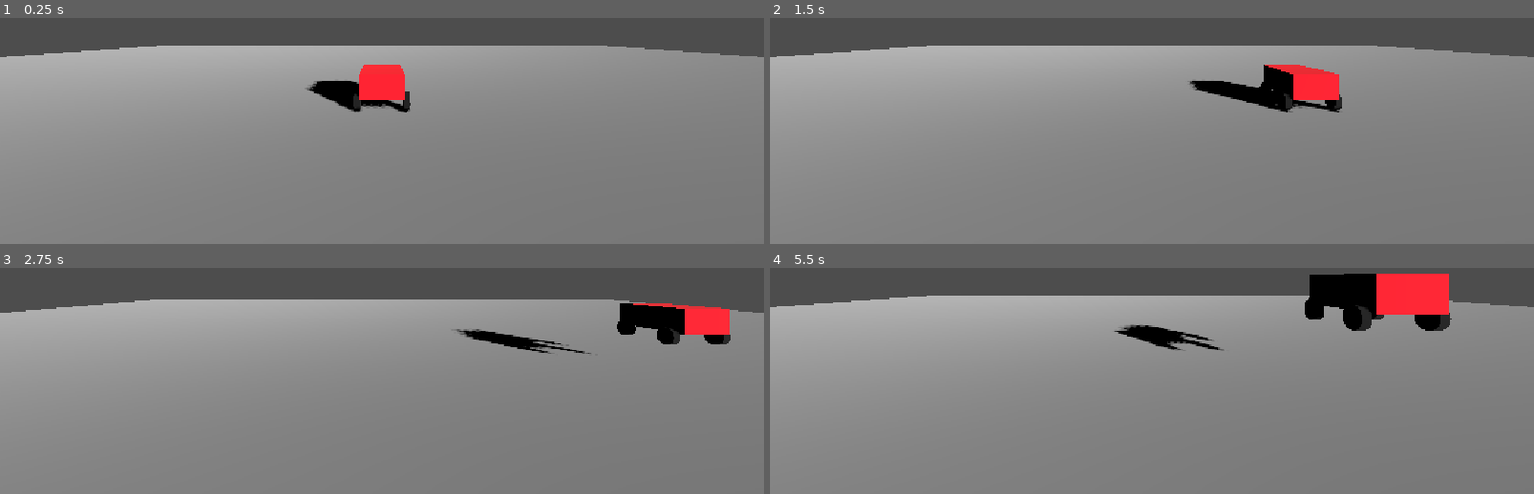
Above: before the commit, frames 1-4 (two rows, left to right).
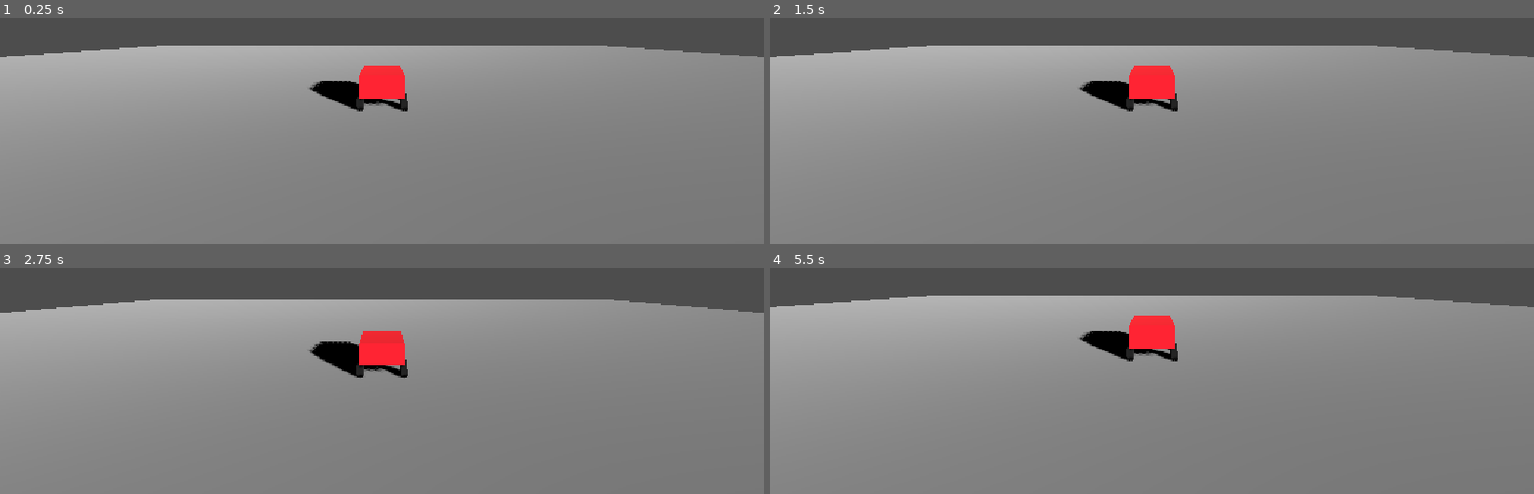
Above: after the commit, the same moments.

Repository: kjiomy/Progetto_SR
Game: Godot game, scene res://scenes/world.tscn
Same seed, same stepped clock (60 frames per second), same inputs: the game is played once before the commit and once after it.
Inputs (mouse positions are in pixels of both pictures, inside the frame that each line leads up to):
- Up to frame 1 (0.25 s): no input
- Up to frame 2 (1.5 s): tap Enter (ui_accept) at 0.5, 0.6, 0.77, 1.07 s; move the mouse to (outside the picture) at 0.52 s; hold Right (ui_right) 0.53-1.25 s; click (outside the picture) at 0.67 s; drag from (999, 51) to (1113, 115) at 1.27 s
- Up to frame 3 (2.75 s): tap Enter (ui_accept) at 2, 2.3 s; move the mouse to (outside the picture) at 2.02 s; hold Right (ui_right) from 2.03 s (still down); tap E at 2.1 s
- Up to frame 4 (5.5 s): release Right (ui_right) at 2.75 s; drag from (1113, 365) to (outside the picture) at 2.77 s; tap Enter (ui_accept) at 3.5, 3.77, 3.8, 4.07, 5, 5.3 s; move the mouse to (1381, 344) at 3.52 s; hold Left (ui_left) 3.53-4.25 s; tap Alt at 3.6 s; drag from (outside the picture) to (outside the picture) at 4.27 s; move the mouse to (1190, 279) at 5.02 s; hold Down (ui_down) from 5.03 s (still down); tap Q at 5.1 s; click (1190, 279) at 5.17 s

The runs differ from the first frame. In frame 1, 0.3% of the frame differs, in the area x 40-54%, y 20-42%; in frame 2, 4.1%; in frame 3, 4.5%; in frame 4, 5.7%, in the area x 40-90%, y 2-42%.
Error before the commit: Invalid call. Nonexistent function 'subscribe' in base 'Nil'. (res://scripts/robot_demo.gd:7)
Error after the commit: Invalid call. Nonexistent function 'subscribe' in base 'Nil'. (res://scripts/robot.gd:7)

Commit message:
godot: implementazione modello robot con ackermann steering

Diff:
--- a/scenes/robot.tscn
+++ b/scenes/robot.tscn
@@ -1,13 +1,20 @@
 [gd_scene format=3 uid="uid://v6yiu8ygm7ri"]
 
-[ext_resource type="Script" uid="uid://cr27wwsmgbewg" path="res://scripts/robot_demo.gd" id="1_br0rw"]
+[ext_resource type="Script" uid="uid://cr27wwsmgbewg" path="res://scripts/robot.gd" id="1_br0rw"]
+
+[sub_resource type="BoxShape3D" id="BoxShape3D_1oqaa"]
+size = Vector3(1, 0.5, 1.5)
 
 [sub_resource type="StandardMaterial3D" id="StandardMaterial3D_gl0xr"]
 albedo_color = Color(0.9647059, 0, 0.10980392, 1)
 
 [sub_resource type="BoxMesh" id="BoxMesh_1oqaa"]
 material = SubResource("StandardMaterial3D_gl0xr")
-size = Vector3(1, 0.5652008, 1.6384964)
+size = Vector3(1, 0.5, 1.5)
+
+[sub_resource type="CylinderShape3D" id="CylinderShape3D_13qtx"]
+height = 1.14
+radius = 0.2
 
 [sub_resource type="StandardMaterial3D" id="StandardMaterial3D_br0rw"]
 albedo_color = Color(0, 0, 0, 1)
@@ -18,46 +25,58 @@
 bottom_radius = 0.2
 height = 0.14550781
 
-[sub_resource type="BoxShape3D" id="BoxShape3D_1oqaa"]
-size = Vector3(1, 0.5820923, 1.6533813)
-
-[sub_resource type="CylinderShape3D" id="CylinderShape3D_1oqaa"]
-height = 1.2584213
-radius = 0.2
-
-[node name="Robot" type="CharacterBody3D" unique_id=1176216235]
+[node name="Robot" type="VehicleBody3D" unique_id=395432589]
+mass = 10.0
 script = ExtResource("1_br0rw")
-
-[node name="Model" type="Node3D" parent="." unique_id=2034616863]
-
-[node name="Body" type="MeshInstance3D" parent="Model" unique_id=1063004857]
-transform = Transform3D(1, 0, 0, 0, 1, 0, 0, 0, 1, 0, 0.36423492, 0.07184982)
-mesh = SubResource("BoxMesh_1oqaa")
-
-[node name="Wheel_FL" type="MeshInstance3D" parent="Model" unique_id=906716950]
-transform = Transform3D(-0.015707368, -0.9998766, 0, 0.9998766, -0.015707368, 0, 0, 0, 1, -0.553, 0, -0.5)
-mesh = SubResource("CylinderMesh_1oqaa")
-
-[node name="Wheel_FR" type="MeshInstance3D" parent="Model" unique_id=532287291]
-transform = Transform3D(-0.015707368, -0.9998766, 0, 0.9998766, -0.015707368, 0, 0, 0, 1, 0.55, 0, -0.5)
-mesh = SubResource("CylinderMesh_1oqaa")
-
-[node name="Wheel_BR" type="MeshInstance3D" parent="Model" unique_id=1637034979]
-transform = Transform3D(-0.015707368, -0.9998766, 0, 0.9998766, -0.015707368, 0, 0, 0, 1, 0.55, 0, 0.6)
-mesh = SubResource("CylinderMesh_1oqaa")
-
-[node name="Wheel_BL" type="MeshInstance3D" parent="Model" unique_id=1956437782]
-transform = Transform3D(-0.015707368, -0.9998766, 0, 0.9998766, -0.015707368, 0, 0, 0, 1, -0.553, 0, 0.6)
-mesh = SubResource("CylinderMesh_1oqaa")
 
 [node name="BodyCollision" type="CollisionShape3D" parent="." unique_id=1649299346]
 transform = Transform3D(1, 0, 0, 0, 1, 0, 0, 0, 1, 0, 0.36239624, 0.07229614)
 shape = SubResource("BoxShape3D_1oqaa")
 
-[node name="FrontWheelCollision" type="CollisionShape3D" parent="." unique_id=2057459716]
-transform = Transform3D(-4.371139e-08, -1, 0, 1, -4.371139e-08, 0, 0, 0, 1, -0.0023780167, -1.03946046e-10, -0.5025277)
-shape = SubResource("CylinderShape3D_1oqaa")
+[node name="BodyModel" type="MeshInstance3D" parent="BodyCollision" unique_id=1063004857]
+transform = Transform3D(1, 0, 0, 0, 1, 0, 0, 0, 1, 0, 0.0018386841, -0.00044631958)
+mesh = SubResource("BoxMesh_1oqaa")
 
-[node name="FrontWheelCollision2" type="CollisionShape3D" parent="." unique_id=229728454]
-transform = Transform3D(-4.371139e-08, -1, 0, 1, -4.371139e-08, 0, 0, 0, 1, -0.002, 0, 0.6)
-shape = SubResource("CylinderShape3D_1oqaa")
+[node name="WheelCollisionFront" type="CollisionShape3D" parent="." unique_id=1899861297]
+transform = Transform3D(-4.371139e-08, -1, 0, 1, -4.371139e-08, 0, 0, 0, 1, 0, 0, 0.5)
+shape = SubResource("CylinderShape3D_13qtx")
+
+[node name="WheelCollisionBack" type="CollisionShape3D" parent="." unique_id=2136621682]
+transform = Transform3D(-4.371139e-08, -1, 0, 1, -4.371139e-08, 0, 0, 0, 1, 0, 0, -0.5)
+shape = SubResource("CylinderShape3D_13qtx")
+
+[node name="Wheel_FL" type="VehicleWheel3D" parent="." unique_id=728099090]
+transform = Transform3D(1, 0, 0, 0, 1, 0, 0, 0, 1, 0.5, 0, 0.5)
+use_as_steering = true
+wheel_radius = 0.2
+
+[node name="Model" type="MeshInstance3D" parent="Wheel_FL" unique_id=906716950]
+transform = Transform3D(-0.015707368, -0.9998766, 0, 0.9998766, -0.015707368, 0, 0, 0, 1, 0, 0, 0)
+mesh = SubResource("CylinderMesh_1oqaa")
+
+[node name="Wheel_FR" type="VehicleWheel3D" parent="." unique_id=1539945701]
+transform = Transform3D(1, 0, 0, 0, 1, 0, 0, 0, 1, -0.5, 0, 0.5)
+use_as_steering = true
+wheel_radius = 0.2
+
+[node name="Model" type="MeshInstance3D" parent="Wheel_FR" unique_id=2008536376]
+transform = Transform3D(-0.015707368, -0.9998766, 0, 0.9998766, -0.015707368, 0, 0, 0, 1, 0, 0, 0)
+mesh = SubResource("CylinderMesh_1oqaa")
+
+[node name="Wheel_BL" type="VehicleWheel3D" parent="." unique_id=1951433535]
+transform = Transform3D(1, 0, 0, 0, 1, 0, 0, 0, 1, 0.5, 0, -0.5)
+use_as_traction = true
+wheel_radius = 0.2
+
+[node name="Model" type="MeshInstance3D" parent="Wheel_BL" unique_id=1542972619]
+transform = Transform3D(-0.015707368, -0.9998766, 0, 0.9998766, -0.015707368, 0, 0, 0, 1, 0, 0, 0)
+mesh = SubResource("CylinderMesh_1oqaa")
+
+[node name="Wheel_BR" type="VehicleWheel3D" parent="." unique_id=1701995344]
+transform = Transform3D(1, 0, 0, 0, 1, 0, 0, 0, 1, -0.5, 0, -0.5)
+use_as_traction = true
+wheel_radius = 0.2
+
+[node name="Model" type="MeshInstance3D" parent="Wheel_BR" unique_id=1355976366]
+transform = Transform3D(-0.015707368, -0.9998766, 0, 0.9998766, -0.015707368, 0, 0, 0, 1, 0, 0, 0)
+mesh = SubResource("CylinderMesh_1oqaa")
--- /dev/null
+++ b/scripts/robot.gd
@@ -0,0 +1,39 @@
+extends VehicleBody3D
+@onready var L : float = abs($Wheel_FL.position.z - $Wheel_BL.position.z) # Distanza tra ruote anteriori e posteriori
+@onready var W : float = abs($Wheel_FL.position.x - $Wheel_FR.position.x) # Distanza tra le ruote sterzanti
+
+
+func _ready() -> void:
+	DDS.subscribe("Torque")
+	DDS.subscribe("Theta")
+
+func _process(delta: float) -> void:
+	#print(theRobot.global_position.x, " ", -theRobot.global_position.z, " ", theRobot.global_rotation.y)
+	DDS.publish("tick", DDS.DDS_TYPE_FLOAT, delta)
+
+	var torque = DDS.read("Torque")
+	var theta = DDS.read("Theta")
+
+	if theta != 0 and theta != null:
+			var theta_abs_rad = deg_to_rad(abs(theta))
+			var theta_tan = tan(theta_abs_rad)
+			var modifier = (W / (2 * L)) * theta_tan
+
+			var inner_theta = atan(theta_tan / (1 - modifier))
+			var outer_theta = atan(theta_tan / (1 + modifier))
+
+			if theta > 0:
+				# Giriamo a sinistra, la ruota sinistra e' interna.
+				$Wheel_FL.steering = inner_theta
+				$Wheel_FR.steering = outer_theta
+			else:
+				# Giriamo a destra , la ruota destra e' interna
+				$Wheel_FR.steering = -inner_theta
+				$Wheel_FL.steering = -outer_theta
+	else:
+		# Se andiamo dritti azzeriamo lo sterzo di entrambe le ruote
+		$Wheel_FL.steering = 0.0
+		$Wheel_FR.steering = 0.0
+
+	if(torque != null):
+		self.set_engine_force(torque)
--- a/scripts/robot_demo.gd
+++ /dev/null
@@ -1,45 +0,0 @@
-extends CharacterBody3D
-const SPEED = 5.0
-const JUMP_VELOCITY = 4.5
-
-
-func _ready() -> void:
-	DDS.subscribe("X")
-	DDS.subscribe("Y")
-	DDS.subscribe("Theta")
-
-func _process(delta: float) -> void:
-	#print(theRobot.global_position.x, " ", -theRobot.global_position.z, " ", theRobot.global_rotation.y)
-	DDS.publish("tick", DDS.DDS_TYPE_FLOAT, delta)
-
-	var x = DDS.read("X")
-	var y = DDS.read("Y")
-	var theta = DDS.read("Theta")
-
-	if (x != null)and(y != null)and(theta != null):
-		self.global_position.x = -y
-		self.global_position.z = -x
-		self.global_rotation.y = theta
-
-
-func _physics_process(delta: float) -> void:
-	# Add the gravity.
-	if not is_on_floor():
-		velocity += get_gravity() * delta
-
-	# Handle jump.
-	if Input.is_action_just_pressed("ui_accept") and is_on_floor():
-		velocity.y = JUMP_VELOCITY
-
-	# Get the input direction and handle the movement/deceleration.
-	# As good practice, you should replace UI actions with custom gameplay actions.
-	var input_dir := Input.get_vector("ui_left", "ui_right", "ui_up", "ui_down")
-	var direction := (transform.basis * Vector3(input_dir.x, 0, input_dir.y)).normalized()
-	if direction:
-		velocity.x = direction.x * SPEED
-		velocity.z = direction.z * SPEED
-	else:
-		velocity.x = move_toward(velocity.x, 0, SPEED)
-		velocity.z = move_toward(velocity.z, 0, SPEED)
-
-	move_and_slide()
Not shown, added: scripts/DDS/dds.gd.uid
Renamed: scripts/robot_demo.gd.uid -> scripts/robot.gd.uid
